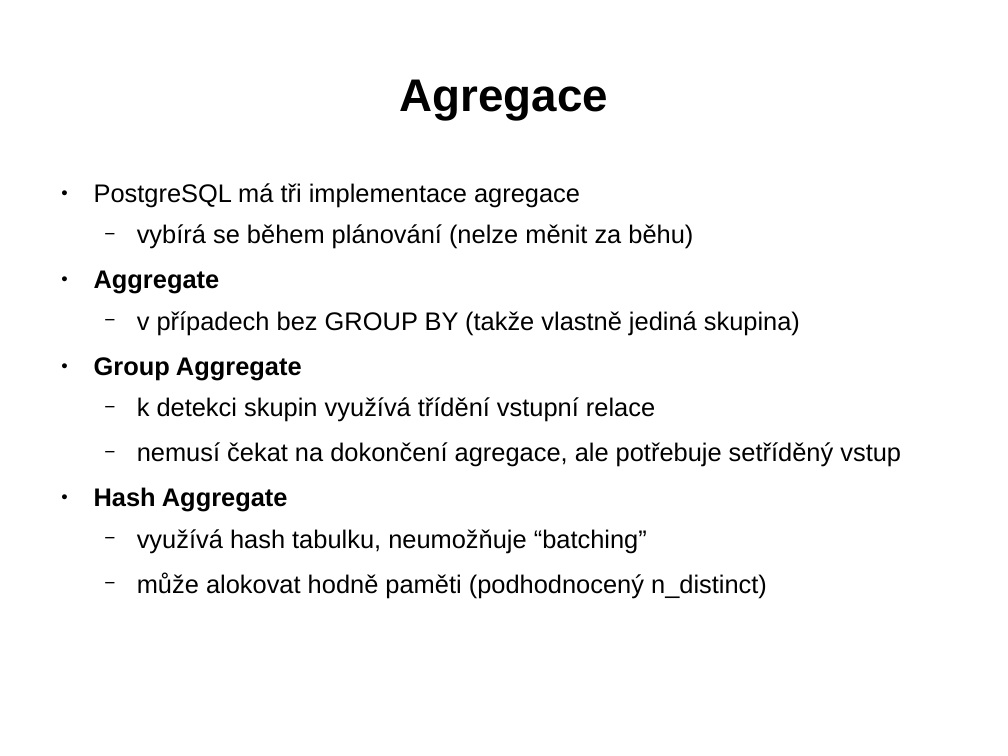
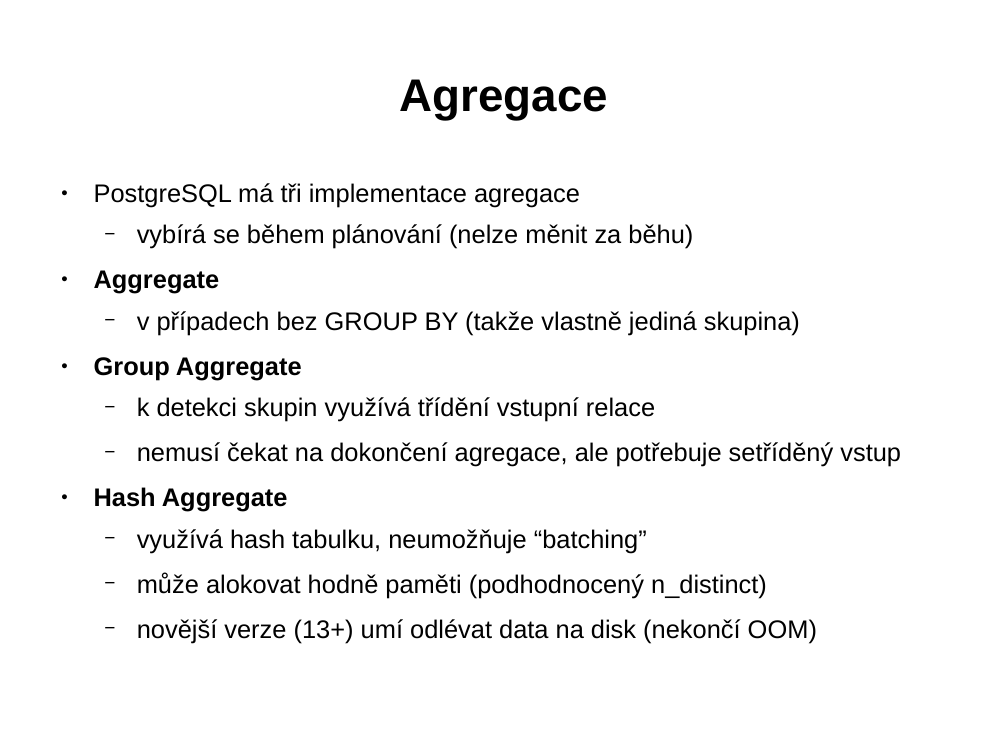
Before and after one commit to tvondra/explain_training, a slide deck: slide 52 of explain-training.odp (slide 50 before the commit). Drawn at 1008x756 pixels with LibreOffice and Linux fonts; fonts in the diff are those of the drawing. Boxes give left, top, right and bottom in pixels: in the first picture for what was removed or moved away, otherwise in the second. Text is boxed around its words. In the diff, an @@ line names an element or a change of style, - is before the commit and + after.

```diff
--- a/explain-training.odp
+++ b/explain-training.odp
@@ text at (137, 619, 817, 643): paragraph added @@
+  − novější verze (13+) umí odlévat data na disk (nekončí OOM)
```
Also in this commit, not shown: 5 other slides changed, 3 slides added, 2 other files.
